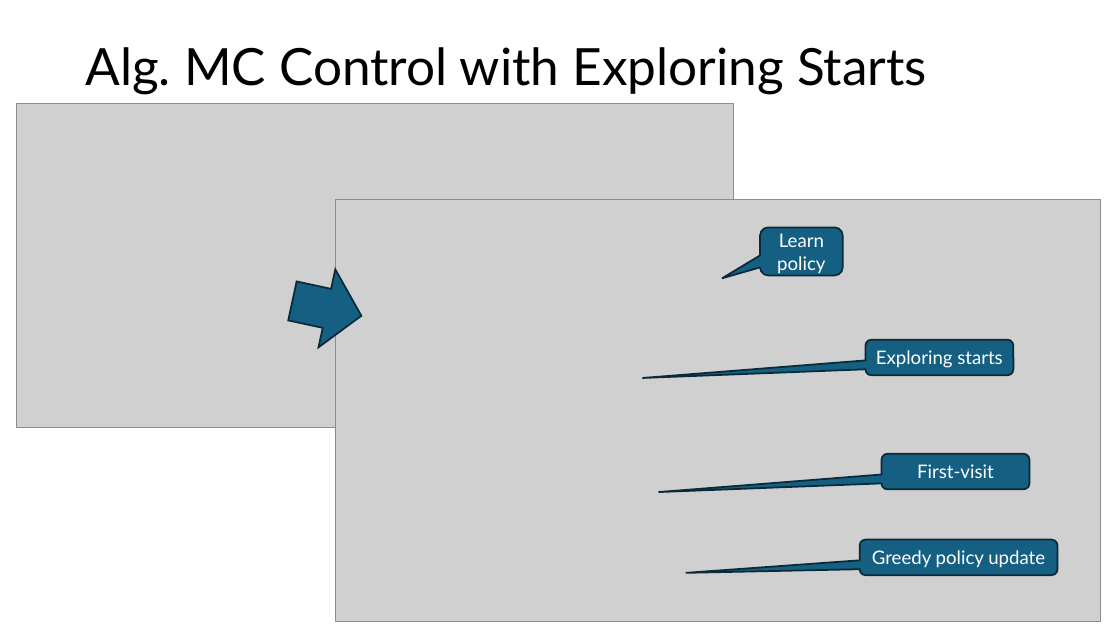
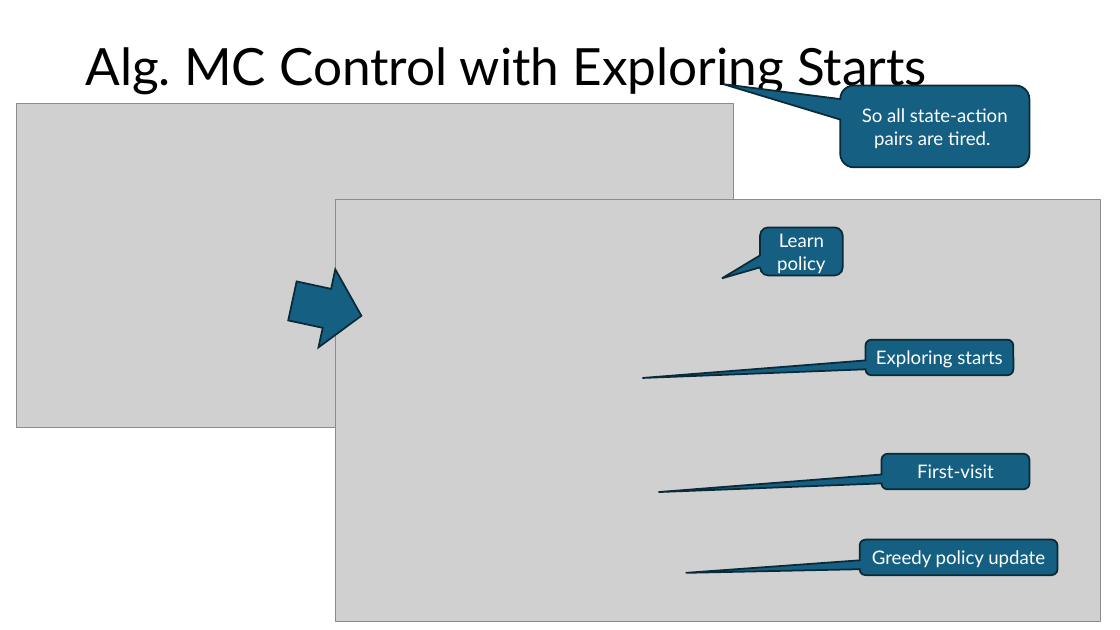
Before and after one commit to mhahsler/Introduction_to_Reinforcement_Learning, a slide deck: slide 12 of slides/Lecture_Chapter05.pptx. Drawn at 1120x630 pixels with LibreOffice and Linux fonts; fonts in the diff are those of the drawing; grey boxes stand for pictures. Boxes give left, top, right and bottom in pixels: in the first picture for what was removed or moved away, otherwise in the second. Text is boxed around its words. In the diff, an @@ line names an element or a change of style, - is before the commit and + after.

```diff
--- a/slides/Lecture_Chapter05.pptx
+++ b/slides/Lecture_Chapter05.pptx
@@ rounded speech box added at (840,86,1029,167), fill #156082, outline #092A39 1.5 pt, 16 pt, text #FFFFFF @@
+So all state-action pairs are tired.
```
Also in this commit, not shown: 11 other slides changed, 1 other file.
